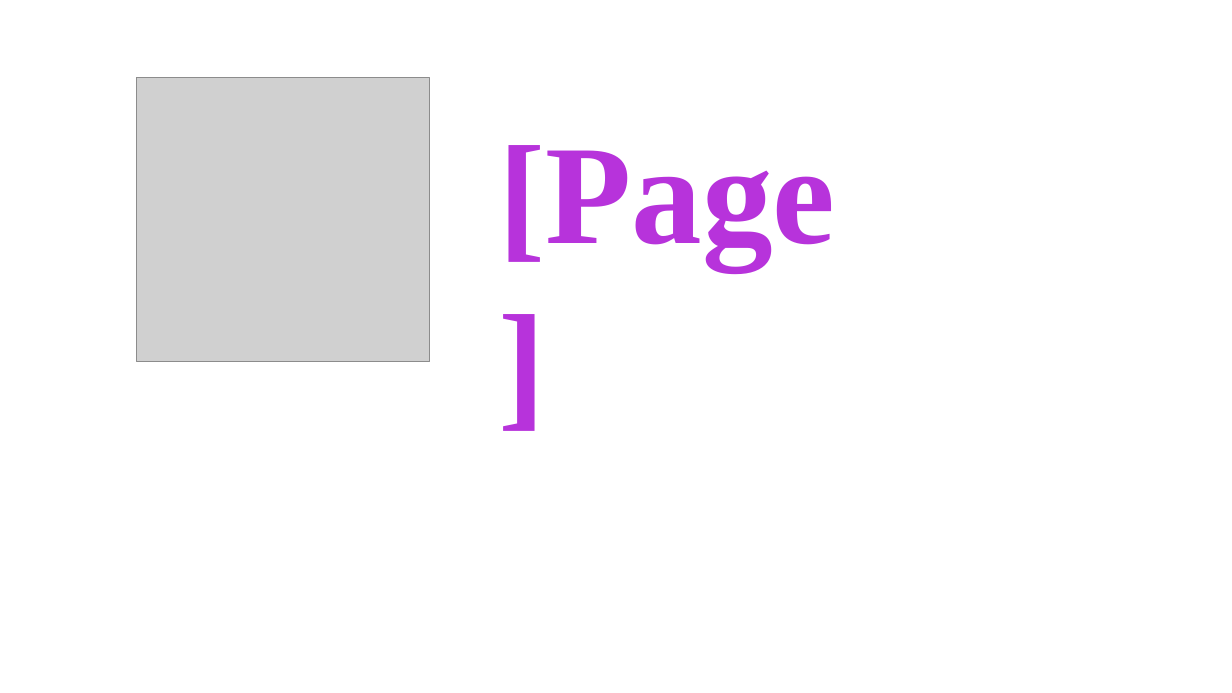
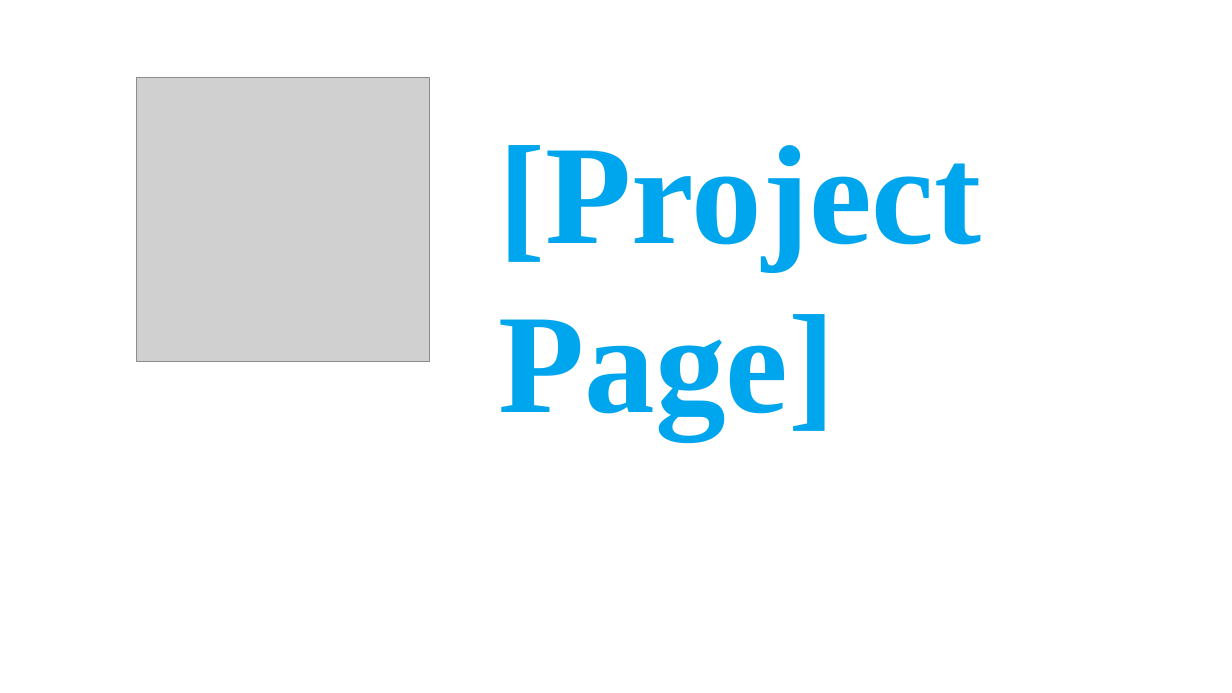
Before and after one commit to luohongk/luohongk.github.io, a slide deck: slide 9 of materials/ppt_template.pptx (slide 5 before the commit). Drawn at 1232x693 pixels with LibreOffice and Linux fonts; fonts in the diff are those of the drawing; grey boxes stand for pictures. Boxes give left, top, right and bottom in pixels: in the first picture for what was removed or moved away, otherwise in the second. Text is boxed around its words. In the diff, an @@ line names an element or a change of style, - is before the commit and + after.

```diff
--- a/materials/ppt_template.pptx
+++ b/materials/ppt_template.pptx
@@ text at box(498, 145, 981, 438): text changed; text colour #B733DB to #00A6ED @@
-[Page]
+[Project Page]
```
Also in this commit, not shown: 2 other slides changed, 4 slides added, 9 other files.
